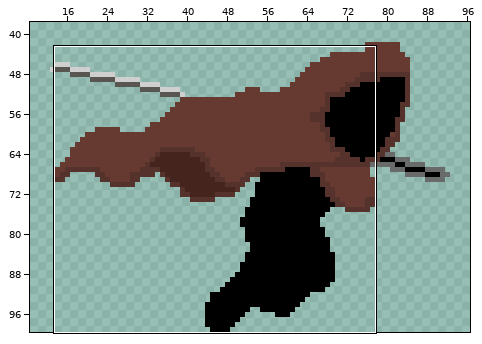
One commit to this sprite sheet: java/data/player/animR/spr2.png. Above: a wide view before the commit, with the close-up outlined.
Close-up. Before the edit:
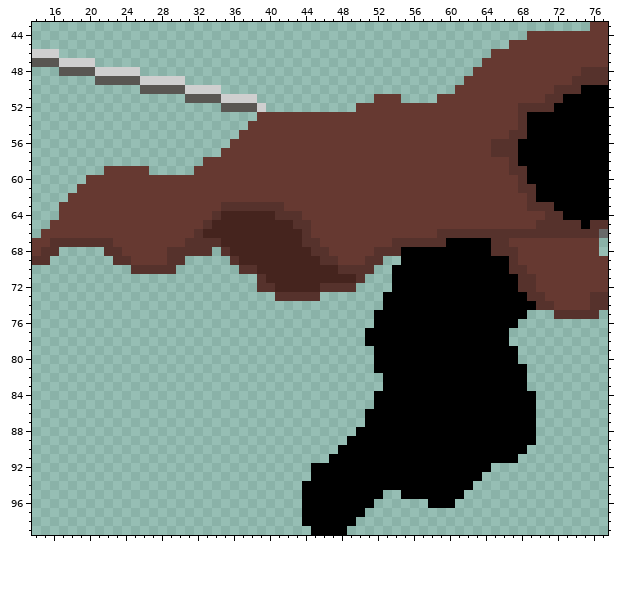
The file is 100x100 pixels. Shown: x 14..77, y 43..99. The wide view leaves out empty margins.
And afterwards:
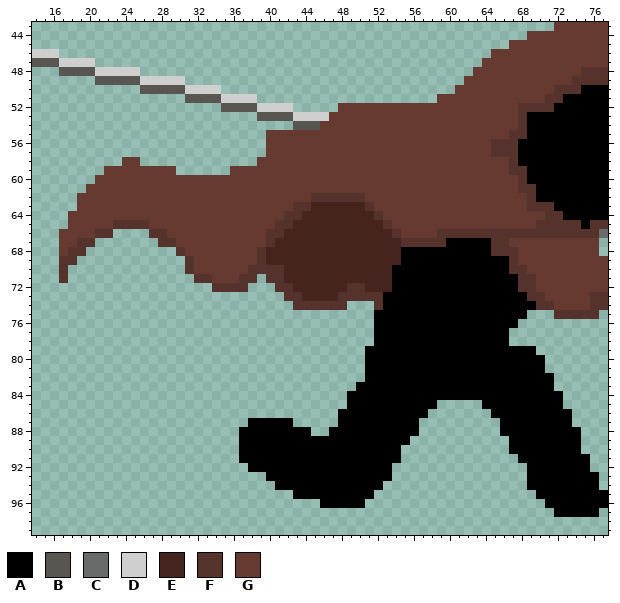
Palette (. is transparent): A #000000  B #595652  C #696a6a  D #cfcfcf  E #45241e  F #56322c  G #663931
Difference:
Changed rows in their new state; - is an unchanged pixel.
first column x 72:
 43 GGGG
first column x 14:
 51 --------------------------------------...-----------------------
 52 --------------------------DDD-----GG----------------------------
 53 -------------------------BBBBDDDD-------------------------------
 54 ------------------------.....BBB--------------------------------
 55 -----------------------...--------------------------------------
 56 ----------------------....--------------------------------------
 57 ---------------------.....--------------------------------------
 58 ----------GG-------......---------------------------------------
 59 -------------GGG--....------------------------------------------
 60 ------.---------------------------------------------------------
 61 -----.----------------------------------------------------------
 62 ----.--------------------------FFFFFF---------------------------
 63 ---..----------------GGGGGGG-FFEEEEEEF--------------------------
 64 ---.----------------GGGGGGGG--EEEEEEEEF-------------------------
 65 --..-----FFFF------GGGGGGGGFFEEEEEEEEEEF------------------------
 66 -..----FF....FF---GGGGGGGGFF--EEEEEEEEEEF-----------------------
 67 ...GG--.......FF-GGGGGGGGGF---EEEEEEEEEEE-----------------------
 68 ...GFF--........-GGGGGGGGF-----EEEEEEEEEE-----------------------
 69 ..-FF----........FGGGGGGGF------EEEEEEEEE-----------------------
 70 ---F-------.....-FGGGGGG-FFF------EEEEEE------------------------
 71 ---F--------------FFGGGFF.FF--------EEEE------------------------
 72 --------------------FFFF-..FF---EEE-FEEE------------------------
 73 ---------------------------.--EEEEFFFFF-------------------------
 74 -----------------------------FFFFFF---F-------------------------
 77 -------------------------------------.--------------------------
 78 -------------------------------------.--------------------------
 79 -------------------------------------A----------------AA--------
 80 -------------------------------------A----------------AAA-------
 81 -------------------------------------A-----------------AA-------
 82 -------------------------------------AA----------------AAA------
 83 ------------------------------------AAA----------------AAA------
 84 -----------------------------------AAA------------------AAA-----
 85 -----------------------------------AAA-------.....------AAA-----
 86 ----------------------------------AAA-------.......-----AAAA----
 87 ------------------------AAAAA-----AAA------.........----AAAA----
 88 -----------------------AAAAAAAA--AAA-------.........----AAAAA---
 89 -----------------------AAAAAAAAAAAA-------...........---AAAAA---
 90 -----------------------AAAAAAAAAAA-------............--AAAAAA---
 91 -----------------------AAAAAAAAAA--------.............AAAAAAAA--
 92 ------------------------AAAAAAA---------...........----AAAAAAA--
 93 --------------------------AAAAA---------..........-----AAAAAAAA-
 94 ---------------------------AAA---------..........------AAAAAAAA-
 95 -----------------------------A--------.--.......--------AAAAAAAA
 96 ------------------------------..-----.------...----------AAAAAAA
 97 ------------------------------.......---------------------AAAAA-
 98 ------------------------------......----------------------------
 99 -------------------------------....-----------------------------
